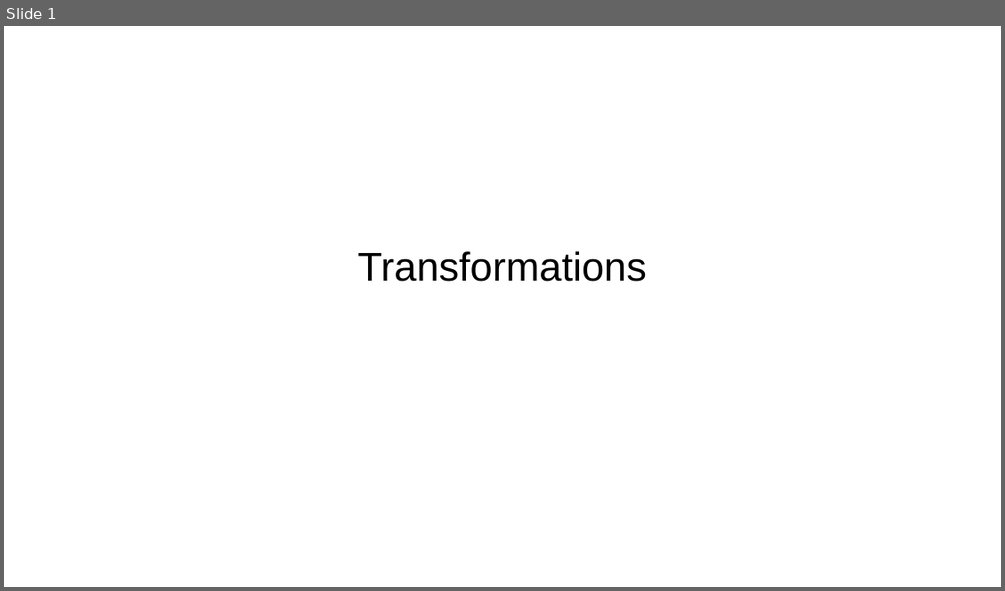
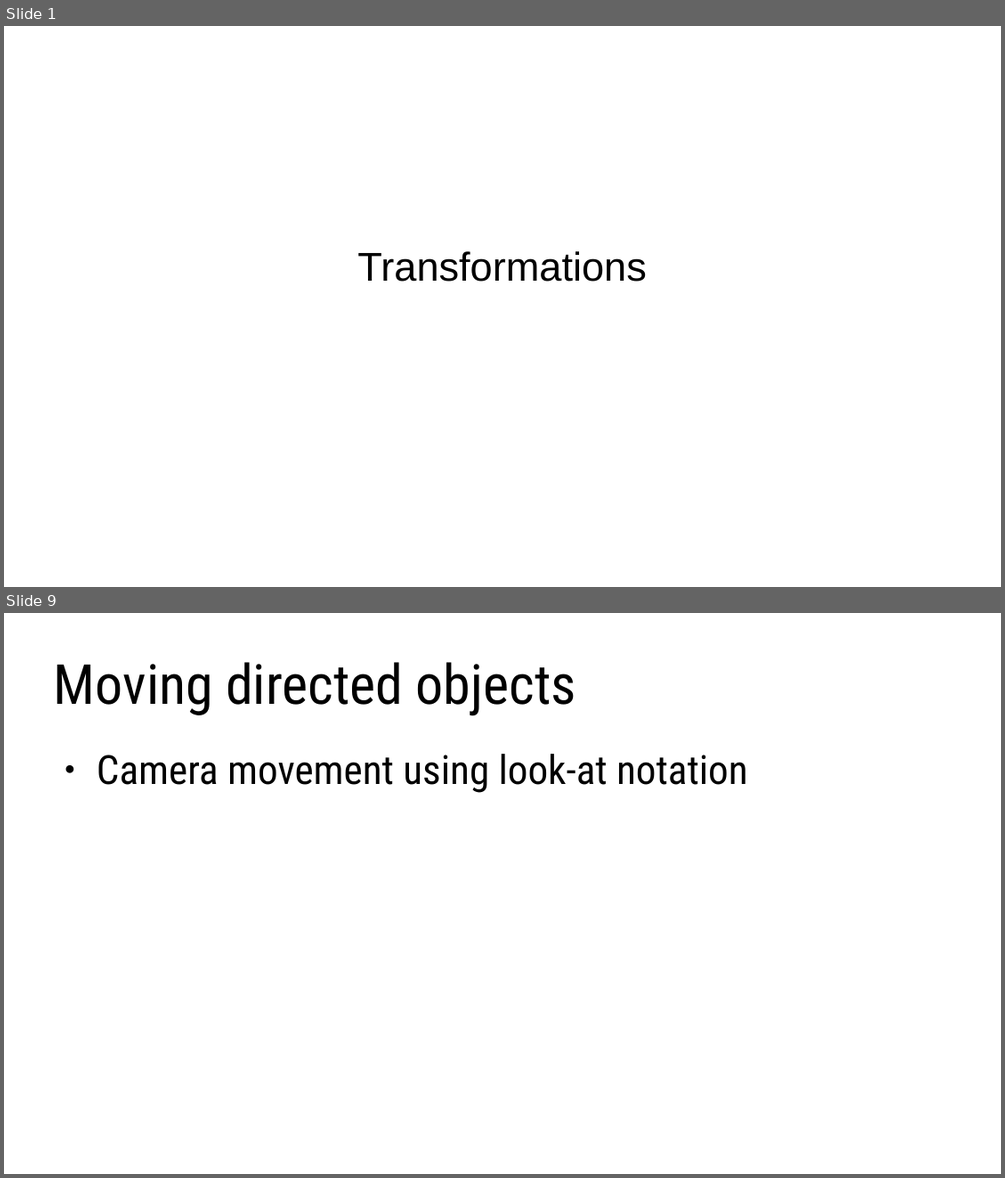
Before and after one commit to lorentzo/IntroductionToComputerGraphics, a slide deck: lectures/3_foundations_3d_scene/3_5_transformations.odp. Shown one above the other, each under a label of ours: slide 1 before the commit, slides 1 and 9 after it; the slides between them are not shown. The pictures are 1005x591 and 1005x1178 pixels, drawn with LibreOffice and Linux fonts; fonts in the diff are those of the drawing. Boxes give left, top, right and bottom in pixels: in the first picture for what was removed or moved away, otherwise in the second. Text is boxed around its words. In the diff, an @@ line names an element or a change of style, - is before the commit and + after.

```diff
--- a/lectures/3_foundations_3d_scene/3_5_transformations.odp
+++ b/lectures/3_foundations_3d_scene/3_5_transformations.odp
@@ slide 9 added at (4,613,1001,1174), background #FFFFFF @@
@@ title added at (54,662,576,716), 44 pt, text #000000 @@
+Moving directed objects
@@ text added at (97,754,748,793), 32 pt, text #000000 @@
+● Camera movement using look-at notation
```
Also in this commit, not shown: 1 slide changed, 9 other slides added, 2 other files.
